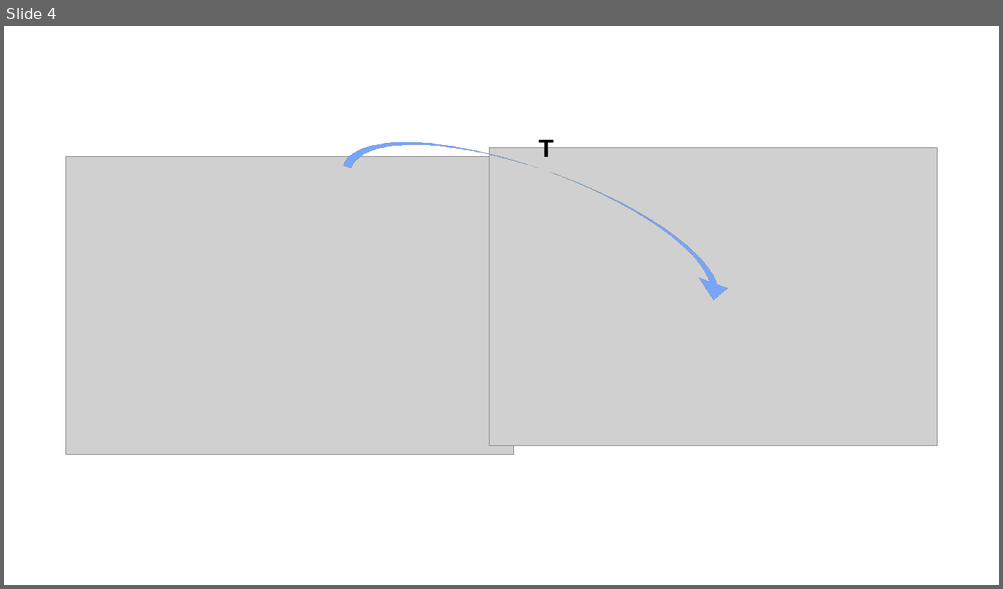
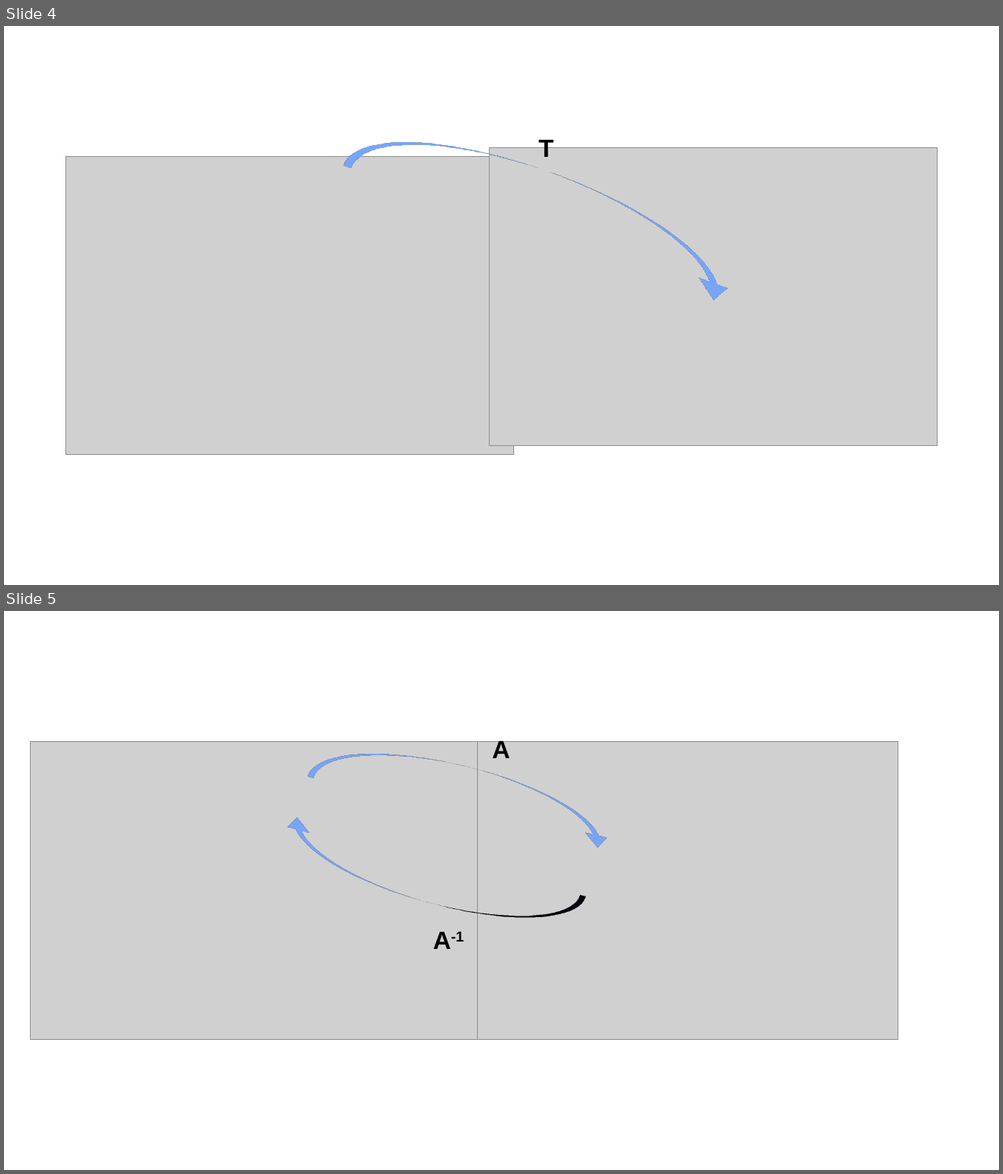
Before and after one commit to mcrovella/CS132-Geometric-Algorithms, a slide deck: images/Lecture 8 Figures.pptx. Shown one above the other, each under a label of ours: slide 4 before the commit, slides 4 and 5 after it. The pictures are 1003x589 and 1003x1174 pixels, drawn with LibreOffice and Linux fonts; fonts in the diff are those of the drawing; grey boxes stand for pictures. Boxes give left, top, right and bottom in pixels: in the first picture for what was removed or moved away, otherwise in the second. Text is boxed around its words. In the diff, an @@ line names an element or a change of style, - is before the commit and + after.

```diff
--- a/images/Lecture 8 Figures.pptx
+++ b/images/Lecture 8 Figures.pptx
@@ slide 5 added at (4,611,999,1170), background #FFFFFF @@
@@ picture added at (30,741,478,1040) @@
@@ picture added at (450,741,898,1040) @@
@@ text added at (492,738,509,758), 24 pt, text #000000, bold @@
+A
@@ curved down arrow added at (304,749,622,831), fill #4472C4, outline #325491 1 pt @@
@@ curved down arrow added at (271,841,588,915), fill #4472C4, outline #325491 1 pt @@
@@ text added at (433,931,464,949), 24 pt, text #000000, bold @@
+A-1
```
Also in this commit, not shown: 5 other files.
